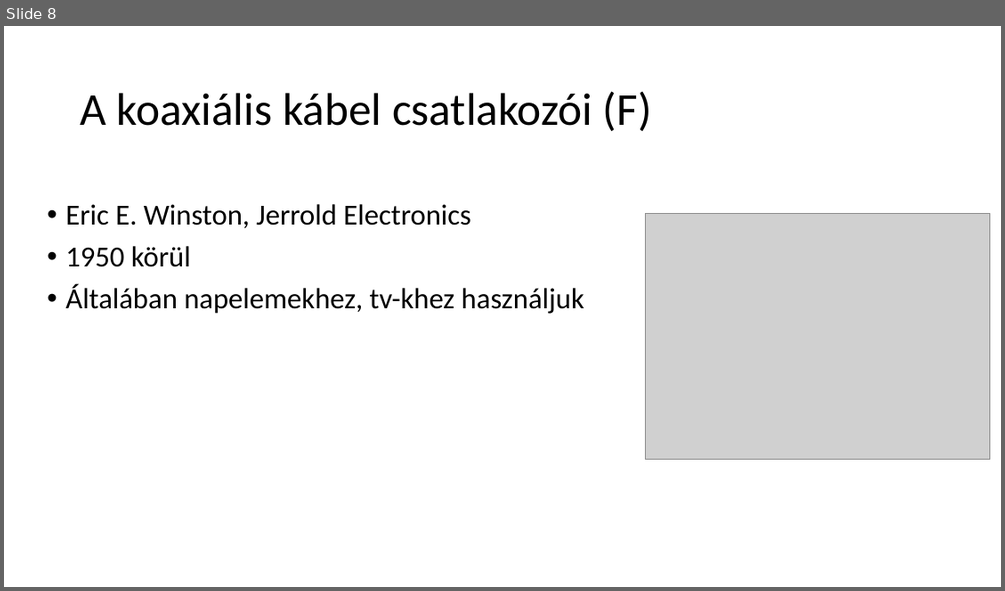
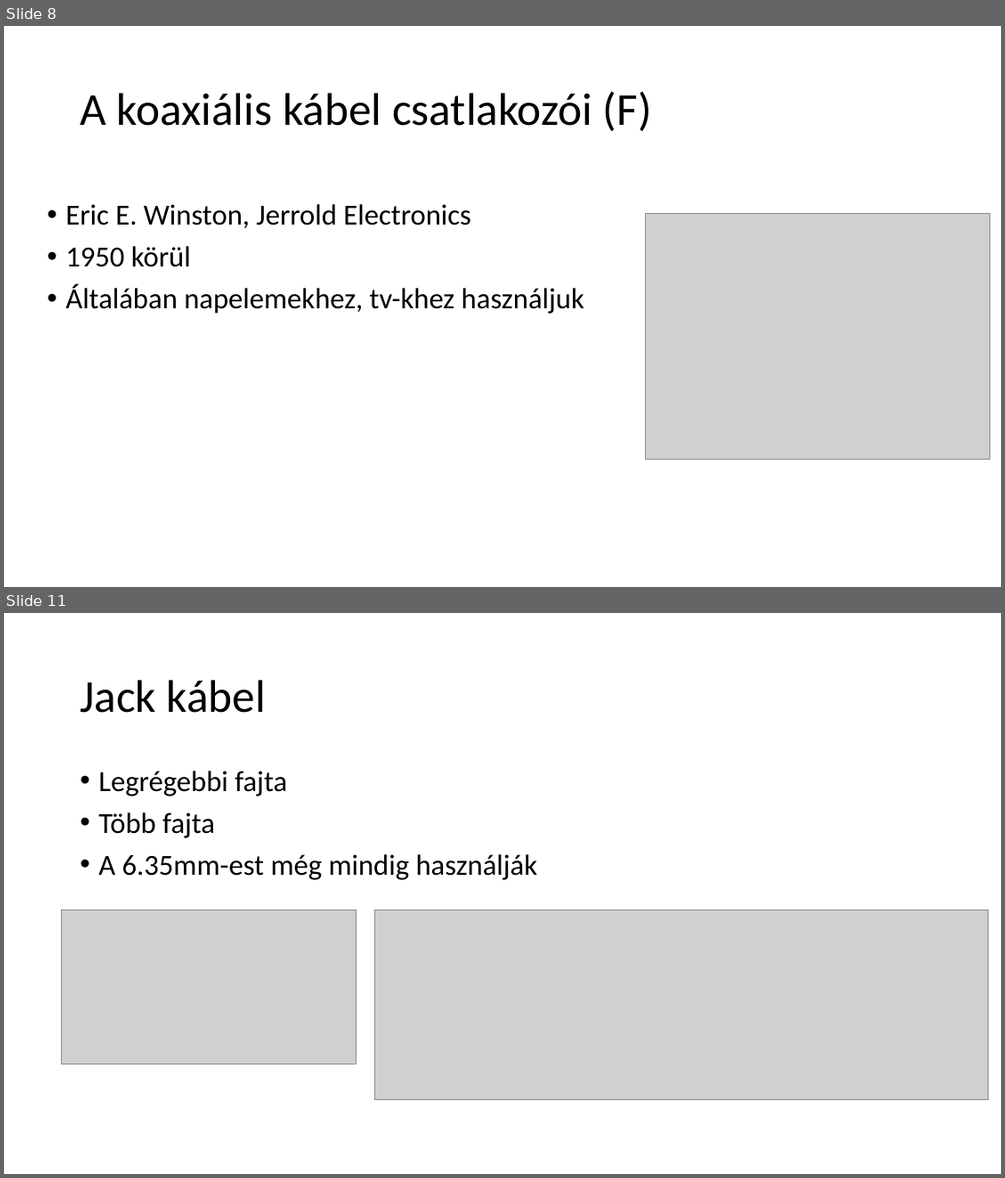
Before and after one commit to peterdaviid/Atviteli_kozeg_project, a slide deck: Vezetékes és vezeték nélküli átviteli közegek.pptx. Shown one above the other, each under a label of ours: slide 8 before the commit, slides 8 and 11 after it; the slides between them are not shown. The pictures are 1005x591 and 1005x1178 pixels, drawn with LibreOffice and Linux fonts; fonts in the diff are those of the drawing; grey boxes stand for pictures. Boxes give left, top, right and bottom in pixels: in the first picture for what was removed or moved away, otherwise in the second. Text is boxed around its words. In the diff, an @@ line names an element or a change of style, - is before the commit and + after.

Commit message:
Ppt készítés
Rafi: koaxiális kábel részt befejeztem, és az audio kábelt kezdtem el írni, történet, és a típusai-t kifejtettem
Szilárd: Szélessávú koaxiális kábel leírás, szélessávú rendszerek
Dávid: B E T E G

```diff
--- a/Vezetékes és vezeték nélküli átviteli közegek.pptx
+++ b/Vezetékes és vezeték nélküli átviteli közegek.pptx
@@ slide 11 added at box(4, 613, 1001, 1174), background #FFFFFF @@
@@ title added at box(80, 680, 266, 713), 44 pt, text #000000 @@
+Jack kábel
@@ text added at box(98, 771, 538, 880), 28 pt, text #000000 @@
+• Legrégebbi fajta
+• Több fajta
+• A 6.35mm-est még mindig használják
@@ picture added at box(61, 910, 356, 1063) @@
@@ picture added at box(374, 910, 987, 1100) @@
```
Also in this commit, not shown: 2 slides changed, 3 other slides added, 1 slide removed.
